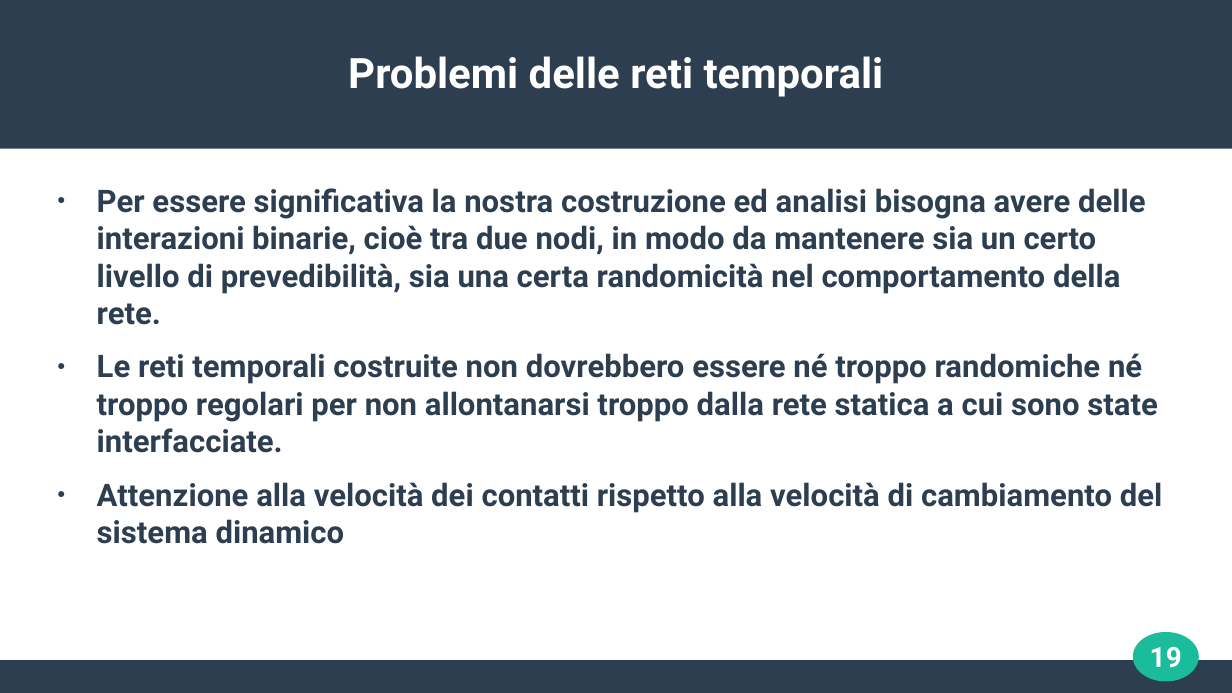
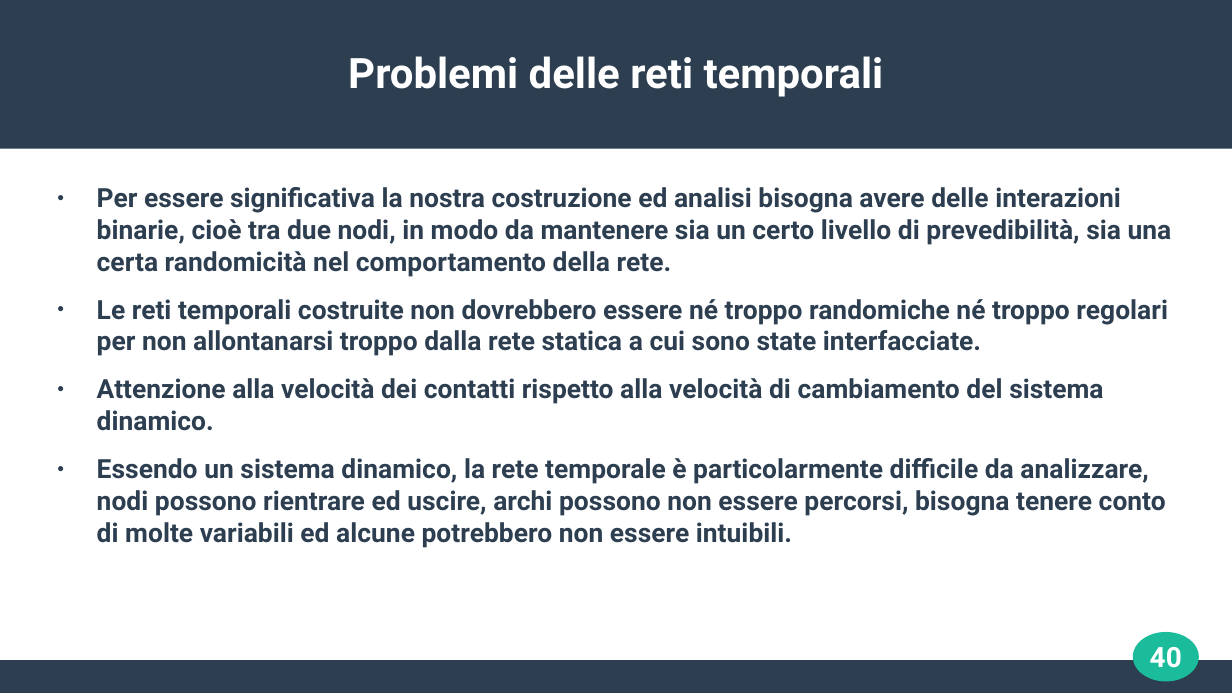
Before and after one commit to josura/appunti_e_cose_condivise, a slide deck: slide 40 of Data_mining/seminario/seminario_TemporalNetwork-GL.odp (slide 19 before the commit). Drawn at 1232x693 pixels with LibreOffice and Linux fonts; fonts in the diff are those of the drawing. Boxes give left, top, right and bottom in pixels: in the first picture for what was removed or moved away, otherwise in the second. Text is boxed around its words. In the diff, an @@ line names an element or a change of style, - is before the commit and + after.

```diff
--- a/Data_mining/seminario/seminario_TemporalNetwork-GL.odp
+++ b/Data_mining/seminario/seminario_TemporalNetwork-GL.odp
@@ text at box(97, 187, 1172, 356): size 20 to 17 pt in "Per essere significativa la nostra costruzione ed ...", "Le reti temporali costruite non dovrebbero essere ..." @@
@@ text at box(97, 378, 1166, 548): text changed; size 20 to 17 pt @@
-● Attenzione alla velocità dei contatti rispetto alla velocità di cambiamento del sistema dinamico
+● Attenzione alla velocità dei contatti rispetto alla velocità di cambiamento del sistema dinamico.
+● Essendo un sistema dinamico, la rete temporale è particolarmente difficile da analizzare, nodi possono rientrare ed uscire, archi possono non essere percorsi, bisogna tenere conto di molte variabili ed alcune potrebbero non essere intuibili.
@@ page number at box(1150, 647, 1182, 668): text changed @@
-19
+40
```
Also in this commit, not shown: 6 other slides changed, 24 slides added, 1 other file.
